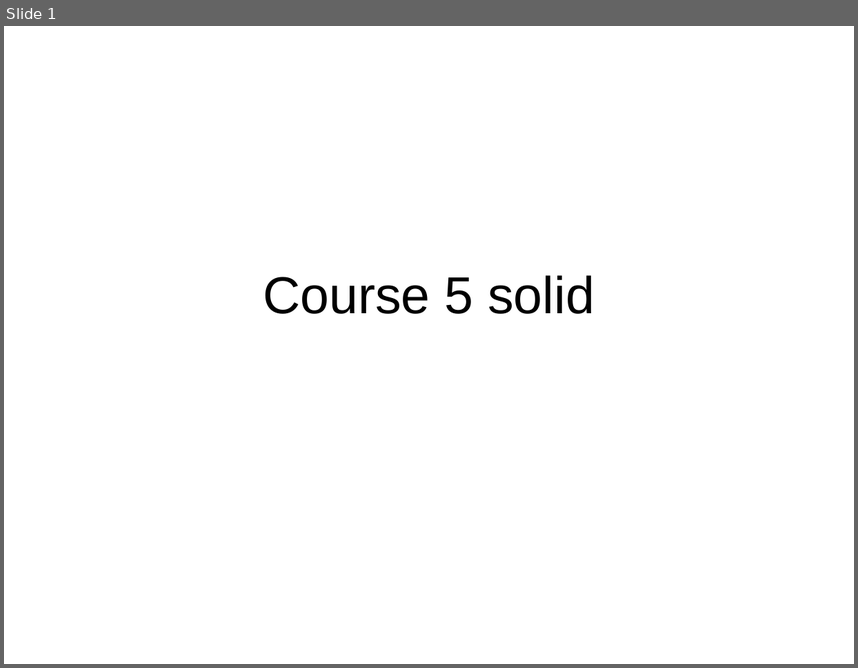
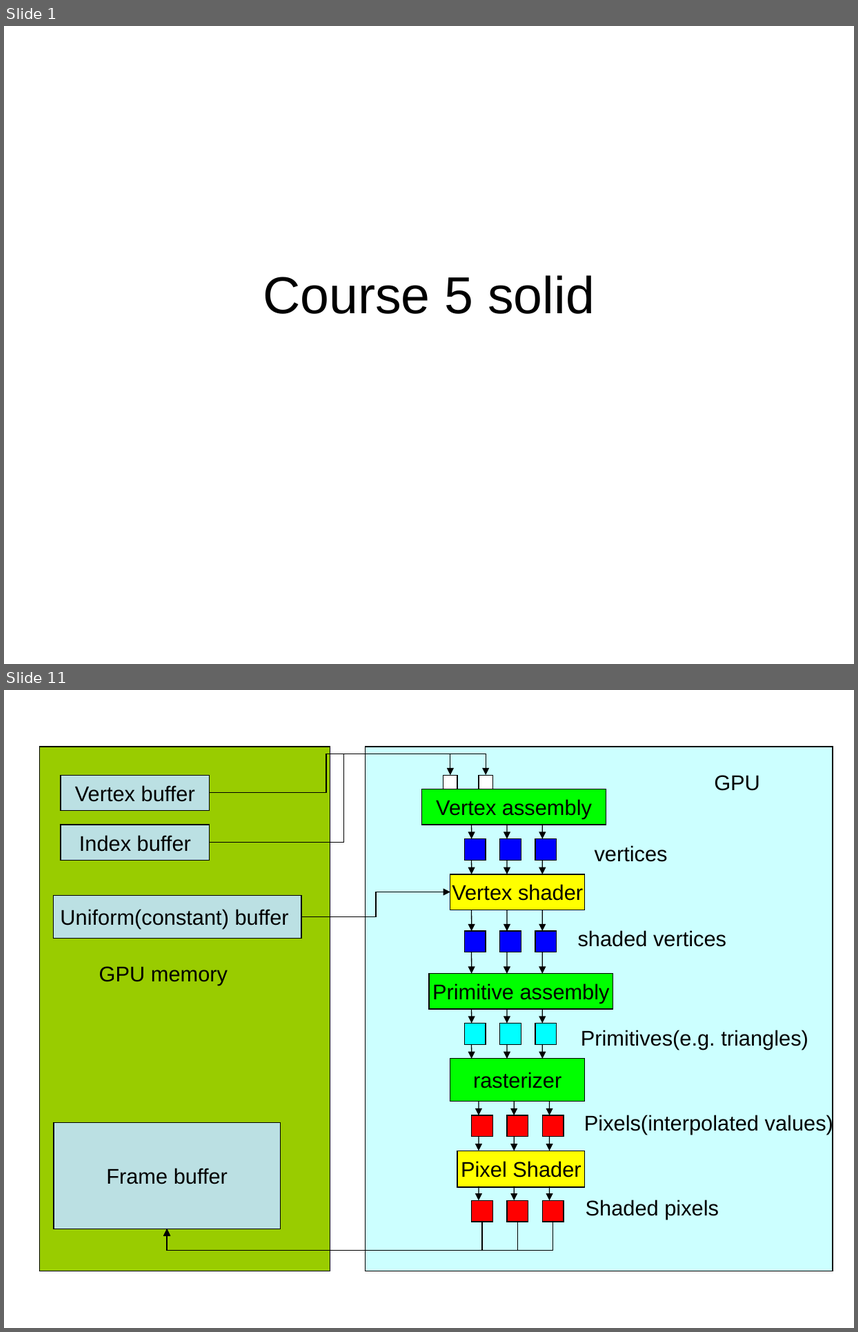
Before and after one commit to ianslayer/gpu_course, a slide deck: course5/course5.ppt. Shown one above the other, each under a label of ours: slide 1 before the commit, slides 1 and 11 after it; the slides between them are not shown. The pictures are 858x668 and 858x1332 pixels, drawn with LibreOffice and Linux fonts; fonts in the diff are those of the drawing. Boxes give left, top, right and bottom in pixels: in the first picture for what was removed or moved away, otherwise in the second. Text is boxed around its words. In the diff, an @@ line names an element or a change of style, - is before the commit and + after.

```diff
--- a/course5/course5.ppt
+++ b/course5/course5.ppt
@@ slide 11 added at [4, 690, 854, 1328], background #FFFFFF @@
@@ rectangle added at [53, 896, 301, 938], fill #BBE0E3, outline #000000 0.74 pt, 18 pt, text #000000 @@
+Uniform(constant) buffer
@@ elbow arrow added from (301, 917) to (450, 891), #000000 0.74 pt @@
@@ group added at [40, 747, 833, 1272]: 27 rectangles, 27 arrows, 7 texts, 5 elbow arrows @@
+Vertex shader
+rasterizer
+Pixel Shader
+Vertex buffer
+Index buffer
+Vertex assembly
+Primitive assembly
+Frame buffer
+vertices
+shaded vertices
+Primitives(e.g. triangles)
+Pixels(interpolated values)
+Shaded pixels
+GPU
+GPU memory
```
Also in this commit, not shown: 20 other slides added, 7 slides removed, 31 other files.
